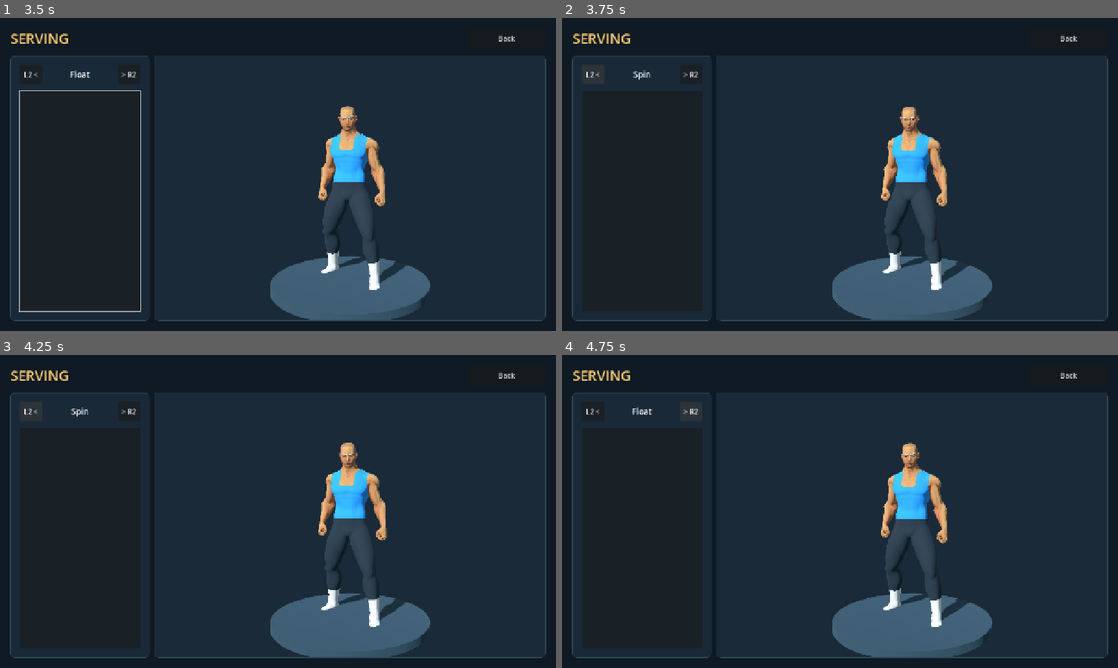
Above: before the commit, frames 1-4 (two rows, left to right).
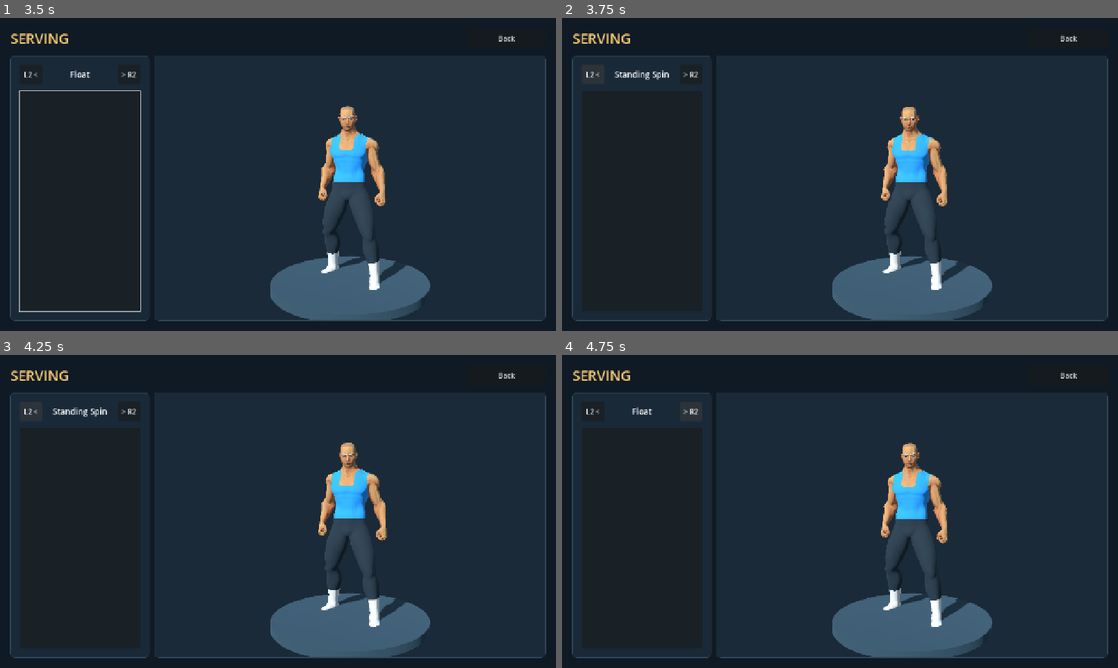
Above: after the commit, the same moments.

Repository: foreandr/volleyball
Game: Godot game, scene res://scenes/main.tscn
Two runs of this game, one before a commit and one after it. Both use one fixed random seed, a clock stepped at 60 frames per second and the inputs below.
Inputs:
- Up to frame 1 (3.5 s): click "Story" at 0.5 s; click "New" at 1.25 s; click "Save" at 2 s; click "Serving" at 2.75 s
- Up to frame 2 (3.75 s): click "L2 <" at 3.5 s
- Up to frame 3 (4.25 s): no input
- Up to frame 4 (4.75 s): click "> R2" at 4.25 s

Frame 1 is identical in both runs. In frame 2, 0.2% of the frame differs, in the area x 9-20%, y 16-20%; in frame 3, 0.2%; in frame 4, nothing differs.

Commit message:
Add hybrid skyball underhand and standing serve types

Diff:
--- a/scripts/story_animations.gd
+++ b/scripts/story_animations.gd
@@ -2,7 +2,7 @@
 const MOVE_TYPES := {
 	"Passing":["Straight","Left","Right","Dive Left","Dive Right"],
 	"Spiking":["Line Hit","Cross Hit"],
-	"Serving":["Float","Spin"],
+	"Serving":["Float","Spin","Hybrid","Skyball","Underhand","Standing Float","Standing Spin"],
 	"Blocking":["Straight","Left","Right"],
 	"Setting":["Forward","Back","Left","Right"],
 	"Digging":["Straight","Left","Right","Dive Left","Dive Right"],
